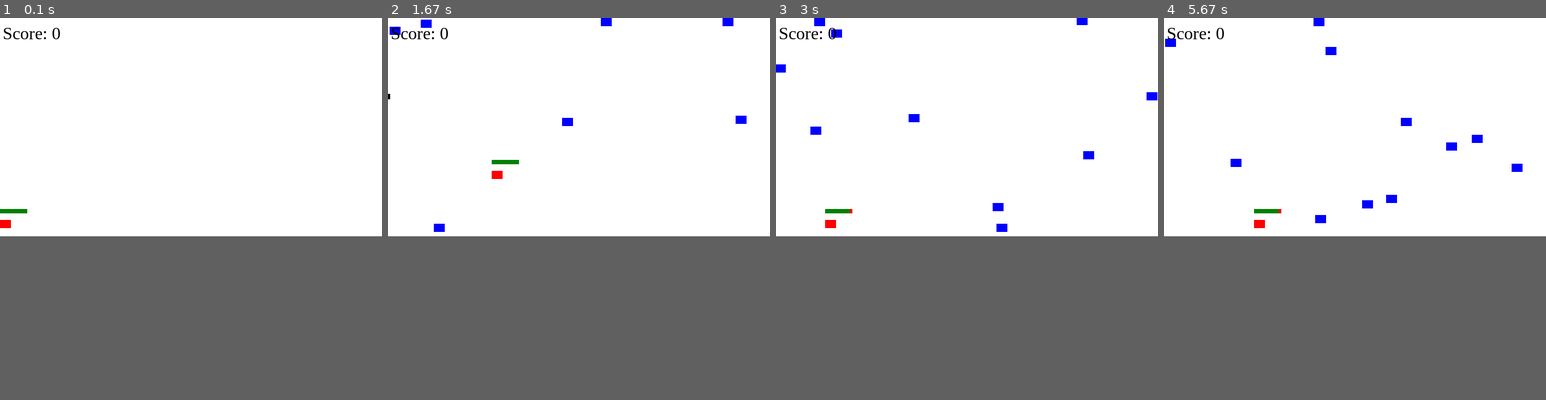
Above: before the commit, frames 1-4 (left to right).
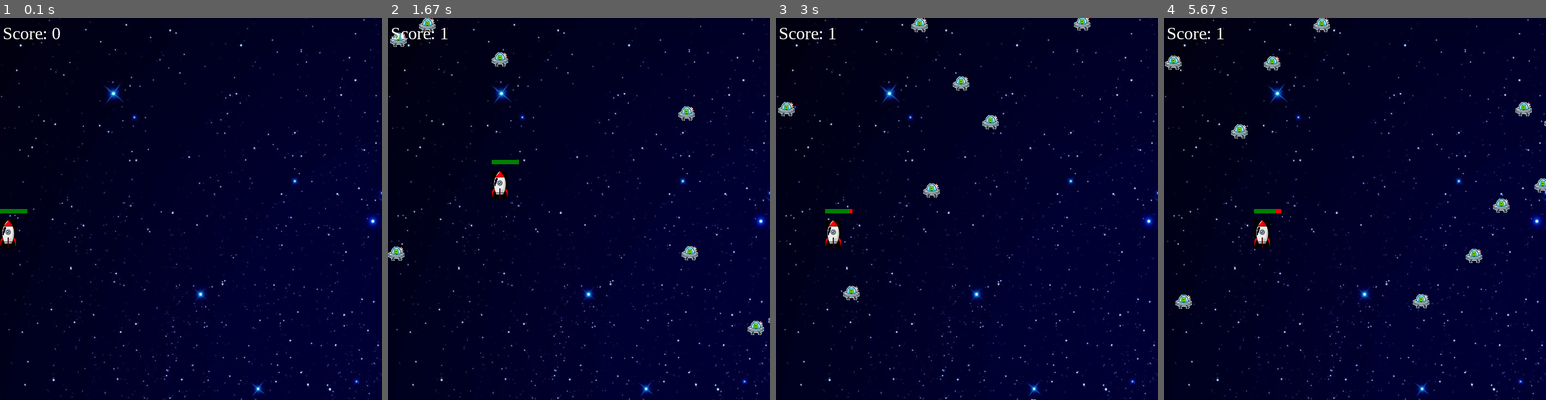
Above: after the commit, the same moments.

Repository: yangxqiao/PyGame
Game: pygame game, started from py_game/spaceship_game.py
Same seed, same stepped clock (60 frames per second), same inputs: the game is played once before the commit and once after it.
Inputs (mouse positions are in pixels of both pictures, inside the frame that each line leads up to):
- Up to frame 1 (0.1 s): no input
- Up to frame 2 (1.67 s): click (579, 209) at 0.38 s; hold Right 0.67-1.13 s; hold Up 1.17-1.47 s; hold Right from 1.5 s (still down)
- Up to frame 3 (3 s): release Right at 1.97 s; hold Left 2-2.53 s; hold Down 2.57-2.87 s; hold Left from 2.9 s (still down)
- Up to frame 4 (5.67 s): release Left at 3.3 s; hold Up 3.33-3.7 s; hold Right 3.73-4.37 s; hold Down 4.4-4.77 s; hold Left 4.8-5.27 s; hold Right from 5.3 s (still down)
In our replay, the window is 700x400 before the commit and 700x700 after it. These sizes can differ from the game's own. Grey fills any space a smaller window leaves; there, only what the larger window draws over its background counts as a difference.

The runs differ from the first frame. In frame 1, 58% of the frame differs, in the area x 0-100%, y 0-100%; in frame 2, 58%; in frame 3, 58%; in frame 4, 59%.

Commit message:
Add images to the spaceshooter game

Diff:
--- a/py_game/spaceship_game.py
+++ b/py_game/spaceship_game.py
@@ -9,18 +9,20 @@
 pygame.init()
 
 SCREEN_WIDTH = 700
-SCREEN_HEIGHT = 400
+SCREEN_HEIGHT = 700
 screen = pygame.display.set_mode([SCREEN_WIDTH, SCREEN_HEIGHT])
 my_font = pygame.font.SysFont("serif", 32)
 pygame.display.set_caption("Spaceship Game")
+background = pygame.image.load('img/starry_night.jpg')
 
 
 def draw_screen():
     screen.fill(WHITE)
+    screen.blit(background, (0,0))
     all_sprites_list.draw(screen)
     pygame.draw.rect(screen, (255, 0, 0), (player.rect.x, player.rect.y - 20, 50, 8))
     pygame.draw.rect(screen, (0, 128, 0), (player.rect.x, player.rect.y - 20, 50 - (5 * (10 - player.health)), 8))
-    score_text = my_font.render("Score: {0}".format(score), 3, (0, 0, 0))
+    score_text = my_font.render("Score: {0}".format(score), 3, WHITE)
     screen.blit(score_text, (5, 10))
     pygame.display.flip()
 
@@ -29,7 +31,7 @@
 
     for i in range(num):
 
-        enemy = Enemy(BLUE, enemy_width, enemy_height)
+        enemy = Enemy("img/ET.png")
         if i % 3 == 0:
             enemy.rect.x = 0
             enemy.rect.y = random.randrange(SCREEN_HEIGHT)
@@ -46,15 +48,11 @@
 
 class Block(pygame.sprite.Sprite):
 
-    def __init__(self, color, width, height):
+    def __init__(self, image):
         super().__init__()
 
-        self.color = color
-        self.width = width
-        self.height = height
-
-        self.image = pygame.Surface([self.width, self.height])
-        self.image.fill(self.color)
+        self.image = pygame.image.load(image).convert()
+        self.image.set_colorkey(WHITE)
         self.rect = self.image.get_rect()
 
     def update_position(self):
@@ -63,8 +61,8 @@
 
 class Player(Block):
 
-    def __init__(self, color, width, height, vel, pos):
-        Block.__init__(self, color, width, height)
+    def __init__(self, image, vel, pos):
+        Block.__init__(self, image)
         self.vel = vel
         self.rect.x = pos[0]
         self.rect.y = pos[1]
@@ -78,13 +76,13 @@
             if keys[pygame.K_LEFT] and self.rect.x > self.vel:
                 self.rect.x -= self.vel
 
-            if keys[pygame.K_RIGHT] and self.rect.x < SCREEN_WIDTH - self.width - self.vel:
+            if keys[pygame.K_RIGHT] and self.rect.x < SCREEN_WIDTH - self.rect.width - self.vel:
                 self.rect.x += self.vel
 
             if keys[pygame.K_UP] and self.rect.y > self.vel:
                 self.rect.y -= self.vel
 
-            if keys[pygame.K_DOWN] and self.rect.y < SCREEN_HEIGHT - self.height - self.vel:
+            if keys[pygame.K_DOWN] and self.rect.y < SCREEN_HEIGHT - self.rect.height - self.vel:
                 self.rect.y += self.vel
 
     def collide(self):
@@ -100,8 +98,8 @@
 
 class Enemy(Block):
 
-    def __init__(self, color, width, height):
-        Block.__init__(self, color, width, height)
+    def __init__(self, image):
+        Block.__init__(self, image)
         self.vel = pygame.math.Vector2(2, 3).rotate(random.randrange(360))
 
     def update_position(self):
@@ -109,11 +107,19 @@
         self.rect.y += self.vel[1]
 
 
-class Bullet(Block):
+class Bullet(pygame.sprite.Sprite):
 
     def __init__(self, color, width, height, vel, player):
-        Block.__init__(self, color, width, height)
+        super().__init__()
+        self.color = color
+        self.width = width
+        self.height = height
         self.vel = vel
+
+        self.image = pygame.Surface([self.width, self.height])
+        self.image.fill(self.color)
+        self.rect = self.image.get_rect()
+
         self.rect.x = player.rect.x
         self.rect.y = player.rect.y
 
@@ -135,7 +141,7 @@
 enemy_vel = 4
 bullet_vel = 3
 
-player = Player(RED, player_width, player_height, player_vel, [0, 370])
+player = Player("img/spaceship.png", player_vel, [0, 370])
 all_sprites_list.add(player)
 
 clock = pygame.time.Clock()
@@ -151,7 +157,7 @@
             done = True
 
         elif event.type == pygame.MOUSEBUTTONDOWN:
-            bullet = Bullet(BLACK, bullet_width, bullet_height, bullet_vel, player)
+            bullet = Bullet(WHITE, bullet_width, bullet_height, bullet_vel, player)
 
             all_sprites_list.add(bullet)
             bullet_list.add(bullet)
Binary file added: py_game/img/ET.png
Binary file added: py_game/img/spaceship.png
Binary file added: py_game/img/starry_night.jpg
